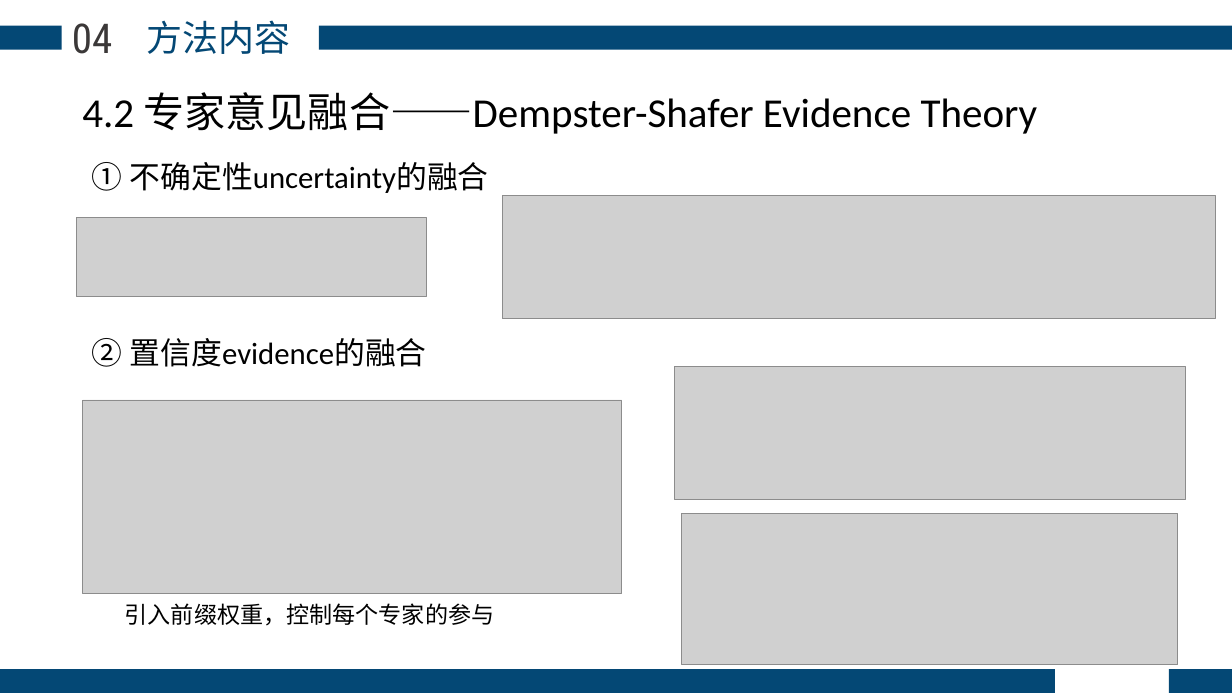
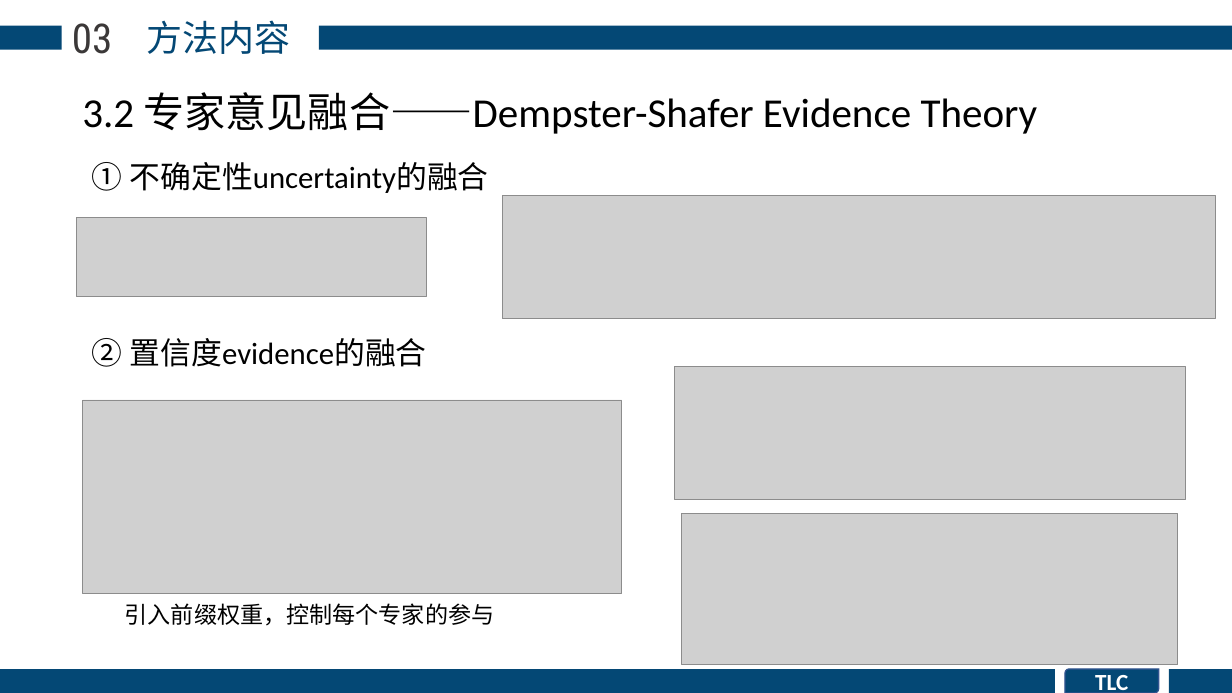
Before and after one commit to phuan-s/remote-repo, a slide deck: slide 11 of 研一上论文分享.pptx (slide 12 before the commit). Drawn at 1232x693 pixels with LibreOffice and Linux fonts; fonts in the diff are those of the drawing; grey boxes stand for pictures. Boxes give left, top, right and bottom in pixels: in the first picture for what was removed or moved away, otherwise in the second. Text is boxed around its words. In the diff, an @@ line names an element or a change of style, - is before the commit and + after.

```diff
--- a/研一上论文分享.pptx
+++ b/研一上论文分享.pptx
@@ text at <box>72,23,112,54</box>: text changed @@
-04
+03
@@ text at <box>82,92,1038,134</box>: text changed @@
-4.2 专家意见融合——Dempster-Shafer Evidence Theory
+3.2 专家意见融合——Dempster-Shafer Evidence Theory
@@ round diag rect added at <box>1066,669,1159,693</box>, fill #044875, outline #325491 1 pt, 18 pt, text #FFFFFF, bold @@
+TLC
```
Also in this commit, not shown: 12 other slides changed, 2 slides added, 4 slides removed, 1 other file.
